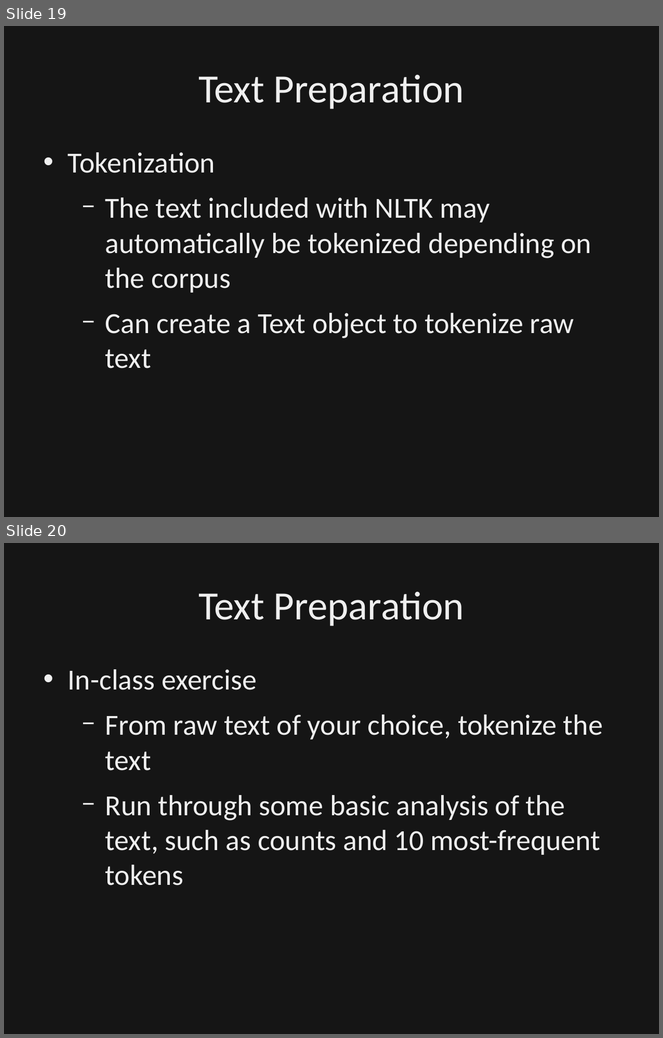
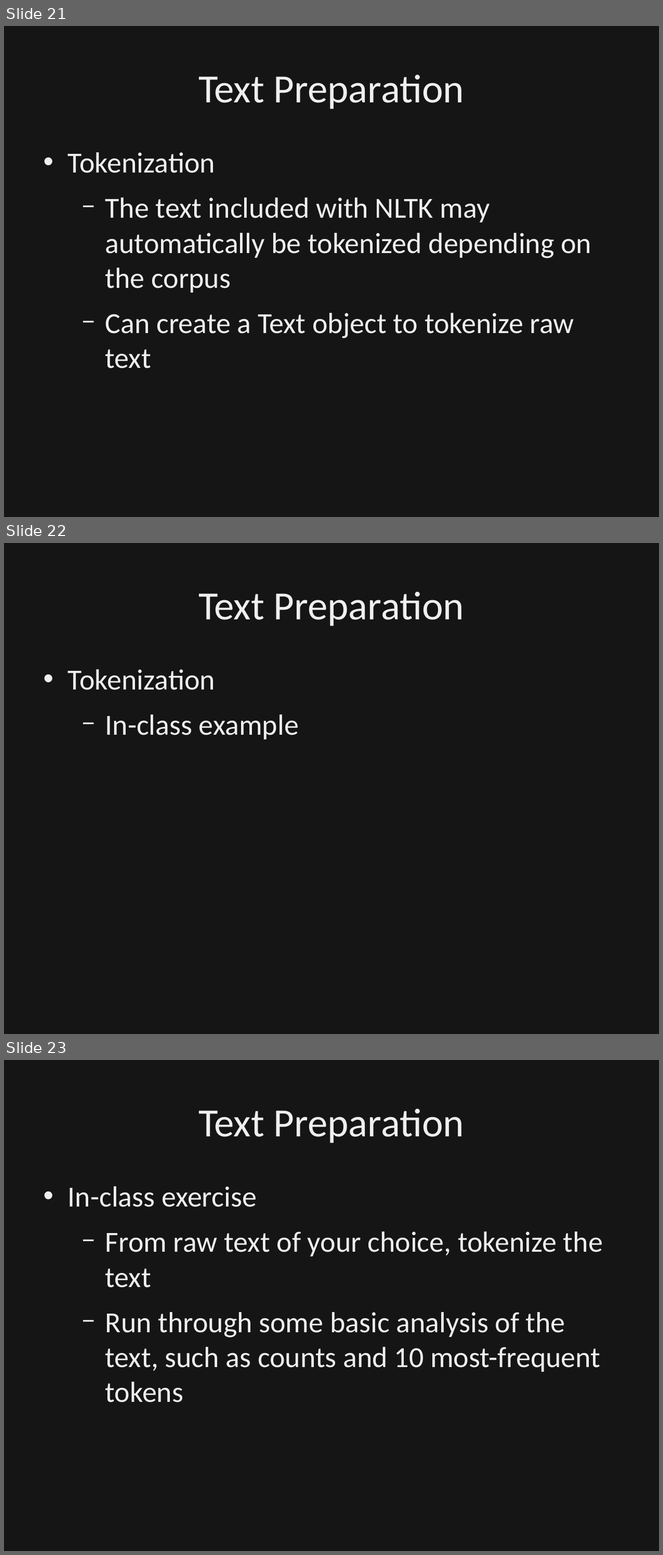
Before and after one commit to dbowmans46/PracticalProgramming, a slide deck: Session 7 - Python/Instructional Material/Session 7 - Python Brief Intro to NLP.odp. Shown one above the other, each under a label of ours: slides 19 and 20 before the commit, slides 21, 22 and 23 after it. The pictures are 663x1038 and 663x1555 pixels, drawn with LibreOffice and Linux fonts; fonts in the diff are those of the drawing; background and template pictures are left out; a plain dark background stands for a picture behind light text. Boxes give left, top, right and bottom in pixels: in the first picture for what was removed or moved away, otherwise in the second. Text is boxed around its words. In the diff, an @@ line names an element or a change of style, - is before the commit and + after.

Commit message:
Added slides for part-of-speech tagging.  Added details to nomenclature on language mixing.  Added goal slide.  Included in-class example and in-clss exercise queue slides for text preparation section.

```diff
--- a/Session 7 - Python/Instructional Material/Session 7 - Python Brief Intro to NLP.odp
+++ b/Session 7 - Python/Instructional Material/Session 7 - Python Brief Intro to NLP.odp
@@ slide 22 added at (4,543,659,1034), background picture (left out) @@
@@ rectangle added at (4,543,659,1034), fill #000000 at 50% opacity, outline #000000 0 pt @@
@@ title added at (198,591,465,626), 44 pt, text #EFEFEF @@
+Text Preparation
@@ text added at (68,669,299,740), 32 pt, text #EFEFEF @@
+• Tokenization
+  − In-class example
@@ what was slide 19 is now slide 21 @@
@@ what was slide 20 is now slide 23 @@
```
Also in this commit, not shown: 5 slides changed, 7 other slides added.
